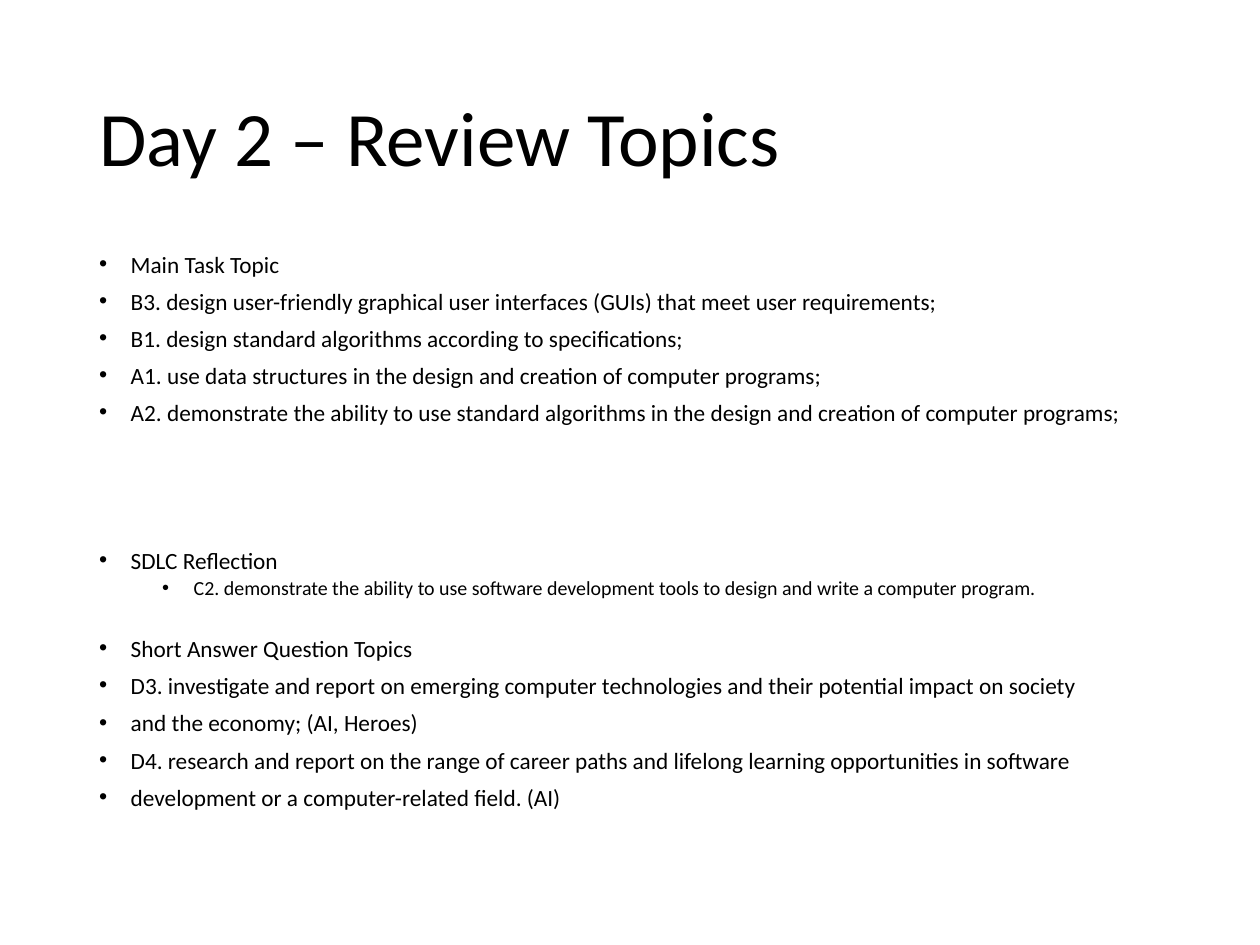
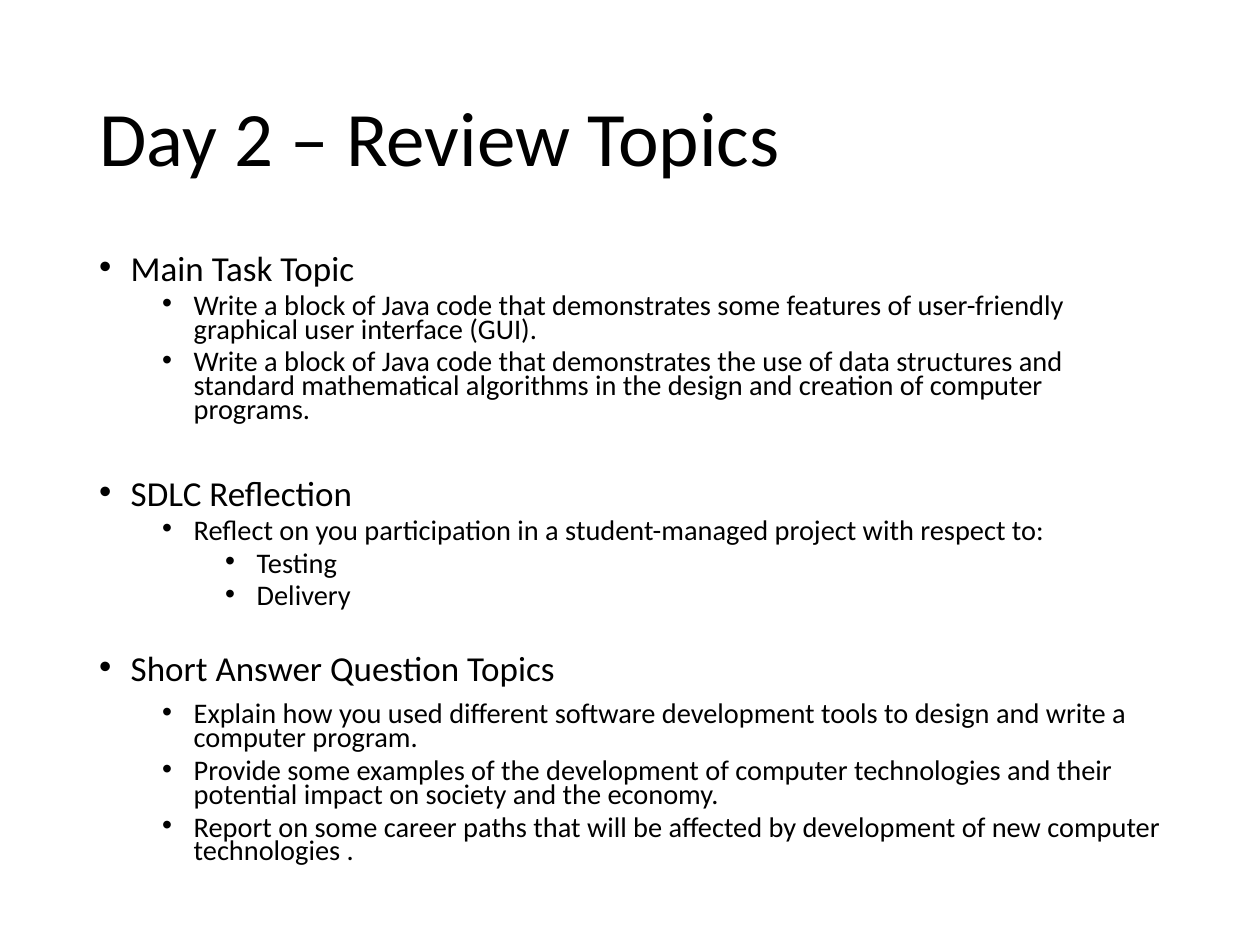
Before and after one commit to Greg5519/Old4C, a slide deck: slide 4 of Summative/SummativeOutlineAndReview.pptx. Drawn at 1260x945 pixels with LibreOffice and Linux fonts; fonts in the diff are those of the drawing. Boxes give left, top, right and bottom in pixels: in the first picture for what was removed or moved away, otherwise in the second. Text is boxed around its words. In the diff, an @@ line names an element or a change of style, - is before the commit and + after.

```diff
--- a/Summative/SummativeOutlineAndReview.pptx
+++ b/Summative/SummativeOutlineAndReview.pptx
@@ text at (131, 256, 554, 687): size 13.3 to 20 pt in "Main Task Topic", "SDLC Reflection", "Short Answer Question Topics" @@
@@ text at (194, 295, 1064, 424): text changed; size 13.3 to 16.2 pt @@
-• B3. design user-friendly graphical user interfaces (GUIs) that meet user requirements;
-• B1. design standard algorithms according to specifications;
-• A1. use data structures in the design and creation of computer programs;
-• A2. demonstrate the ability to use standard algorithms in the design and creation of computer programs;
+  • Write a block of Java code that demonstrates some features of user-friendly graphical user interface (GUI).
+  • Write a block of Java code that demonstrates the use of data structures and standard mathematical algorithms in the design and creation of computer programs.
@@ text at (194, 520, 1044, 610): text changed; size 11.4 to 16.2 pt @@
-  • C2. demonstrate the ability to use software development tools to design and write a computer program.
+  • Reflect on you participation in a student-managed project with respect to:
+    • Testing
+    • Delivery
@@ text at (194, 703, 1159, 865): text changed; size 13.3 to 16.2 pt @@
-• D3. investigate and report on emerging computer technologies and their potential impact on society
-• and the economy; (AI, Heroes)
-• D4. research and report on the range of career paths and lifelong learning opportunities in software
-• development or a computer-related field. (AI)
+    • Explain how you used different software development tools to design and write a computer program.
+  • Provide some examples of the development of computer technologies and their potential impact on society and the economy.
+  • Report on some career paths that will be affected by development of new computer technologies .
```
Also in this commit, not shown: 1 other slide changed, 2 other files.
